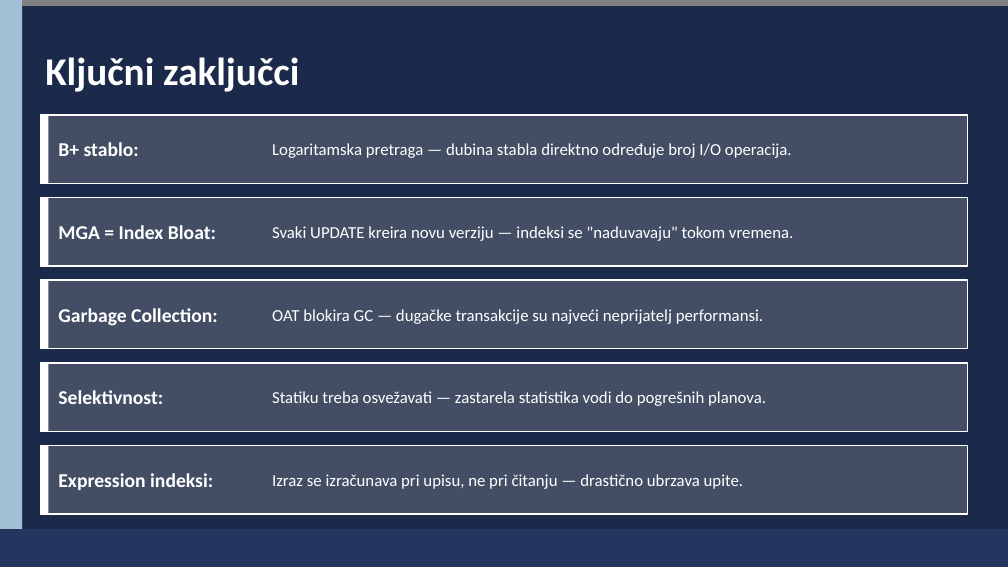
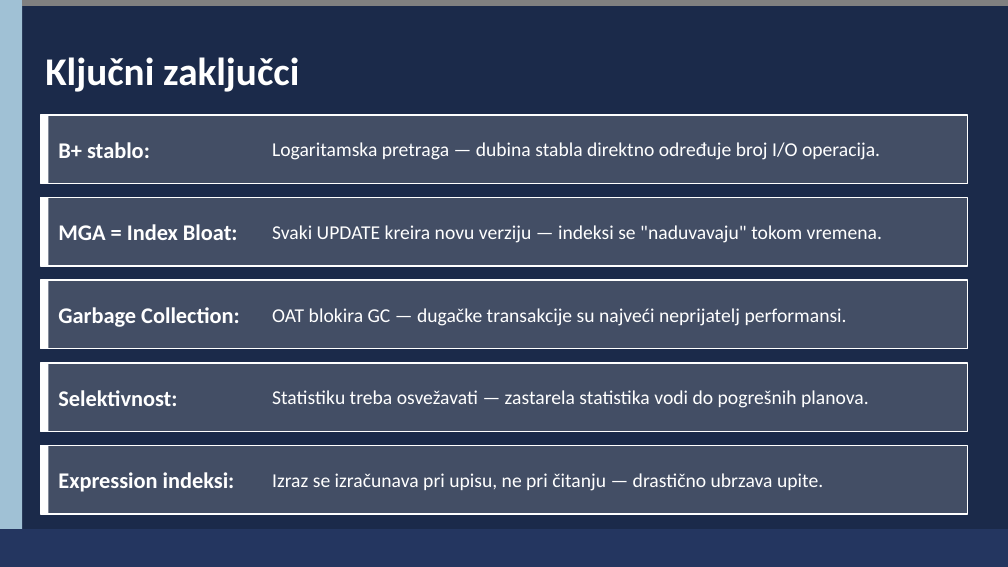
Before and after one commit to jefimija-stamenovic/subp, a slide deck: slide 12 of seminarski-1/Interna struktura i organizacija indeksa u Firebird bazi podataka.pptx. Drawn at 1008x567 pixels with LibreOffice and Linux fonts; fonts in the diff are those of the drawing. Boxes give left, top, right and bottom in pixels: in the first picture for what was removed or moved away, otherwise in the second. Text is boxed around its words. In the diff, an @@ line names an element or a change of style, - is before the commit and + after.

```diff
--- a/seminarski-1/Interna struktura i organizacija indeksa u Firebird bazi podataka.pptx
+++ b/seminarski-1/Interna struktura i organizacija indeksa u Firebird bazi podataka.pptx
@@ text at box(272, 390, 869, 408): text changed; size 12 to 14 pt @@
-Statiku treba osvežavati — zastarela statistika vodi do pogrešnih planova.
+Statistiku treba osvežavati — zastarela statistika vodi do pogrešnih planova.
@@ size 14 to 16 pt in 5 elements at box(58, 142, 150, 158), box(58, 224, 238, 240), box(58, 307, 240, 327), box(58, 390, 177, 406), box(58, 472, 235, 492) @@
@@ size 12 to 14 pt in 4 elements at box(272, 142, 880, 160), box(272, 225, 882, 243), box(272, 308, 847, 326), box(272, 473, 823, 491) @@
```
Also in this commit, not shown: 6 other slides changed, 5 other files.
